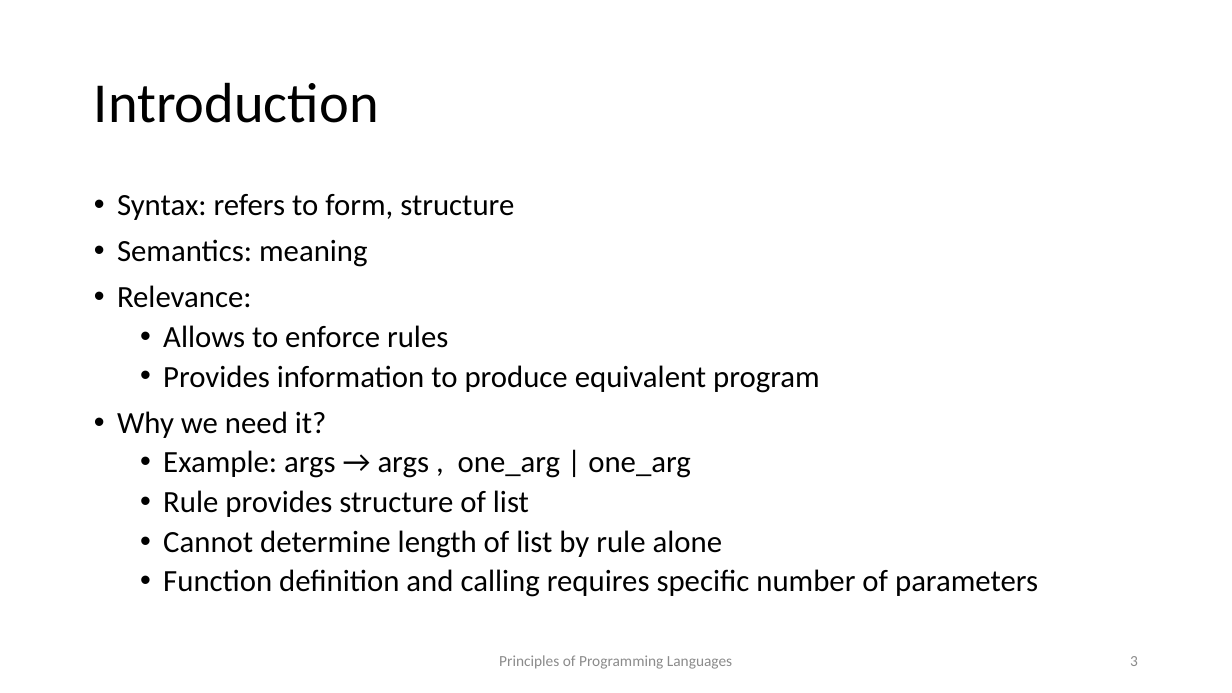
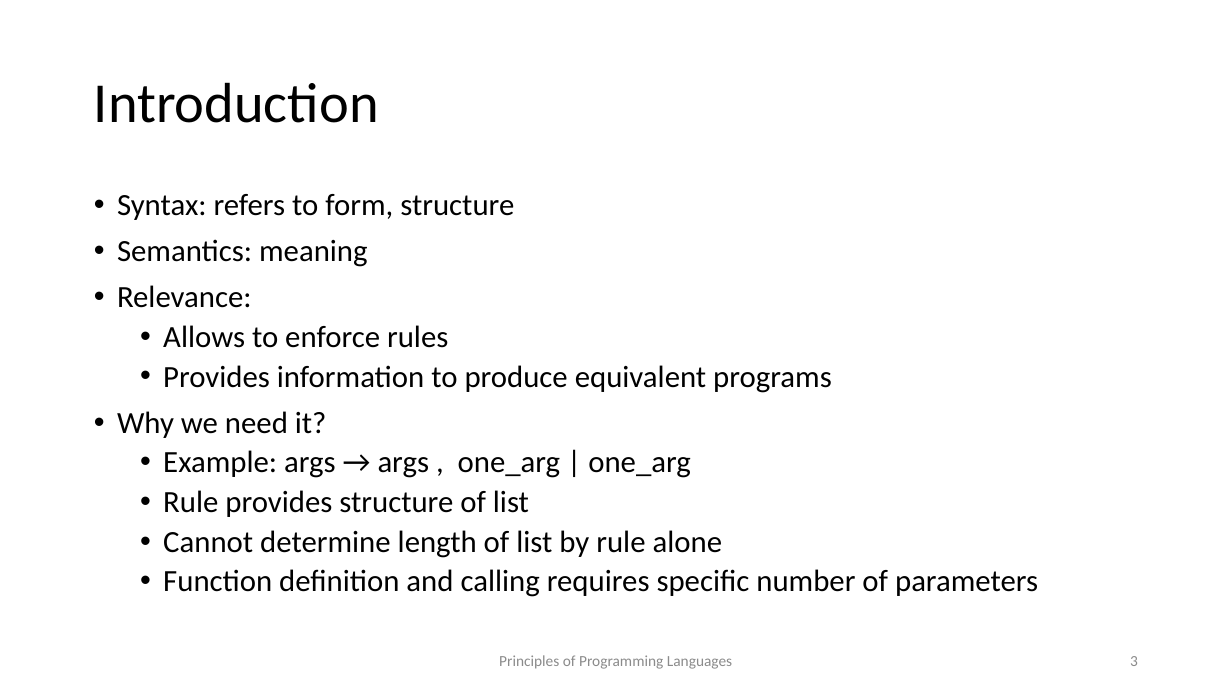
Before and after one commit to kongm/pl-design, a slide deck: slide 3 of semantics.pptx. Drawn at 1232x693 pixels with LibreOffice and Linux fonts; fonts in the diff are those of the drawing. Boxes give left, top, right and bottom in pixels: in the first picture for what was removed or moved away, otherwise in the second. Text is boxed around its words. In the diff, an @@ line names an element or a change of style, - is before the commit and + after.

```diff
--- a/semantics.pptx
+++ b/semantics.pptx
@@ text at <box>163,365,832,393</box>: text changed @@
-  • Provides information to produce equivalent program
+  • Provides information to produce equivalent programs
```
Also in this commit, not shown: 2 other slides changed, 3 other files.
